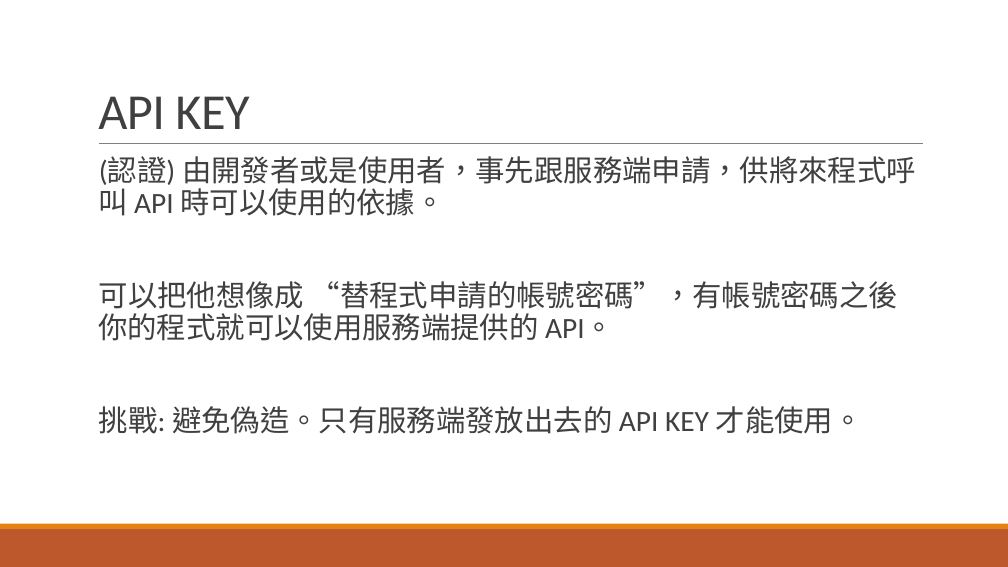
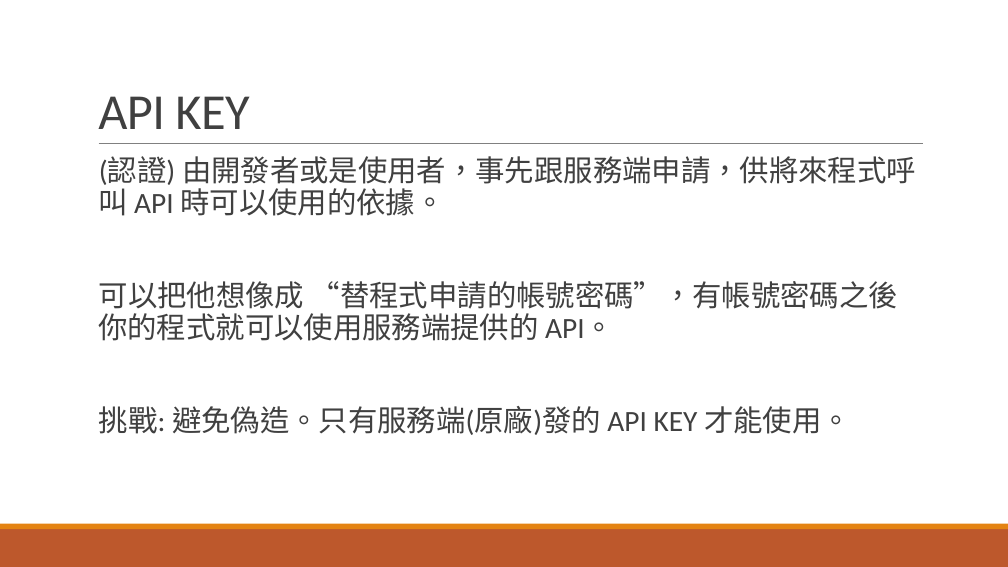
Before and after one commit to andrew0928/MeetUp.ApiTokenDemo, a slide deck: slide 11 of APITOKEN-DEMO.pptx (slide 4 before the commit). Drawn at 1008x567 pixels with LibreOffice and Linux fonts; fonts in the diff are those of the drawing. Boxes give left, top, right and bottom in pixels: in the first picture for what was removed or moved away, otherwise in the second. Text is boxed around its words. In the diff, an @@ line names an element or a change of style, - is before the commit and + after.

```diff
--- a/APITOKEN-DEMO.pptx
+++ b/APITOKEN-DEMO.pptx
@@ text at <box>99,406,851,435</box>: text changed @@
-  挑戰: 避免偽造。只有服務端發放出去的 API KEY 才能使用。
+  挑戰: 避免偽造。只有服務端(原廠)發的 API KEY 才能使用。
```
Also in this commit, not shown: 6 other slides changed, 4 slides added, 1 slide removed, 13 other files.
